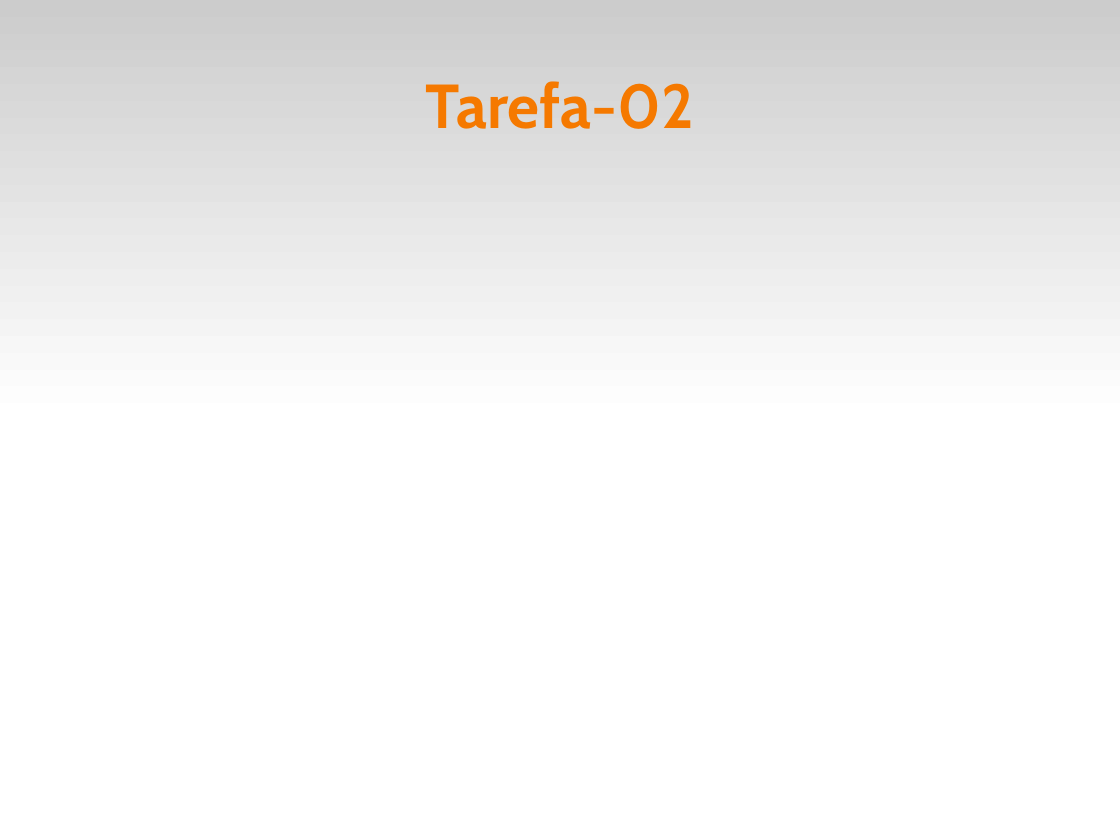
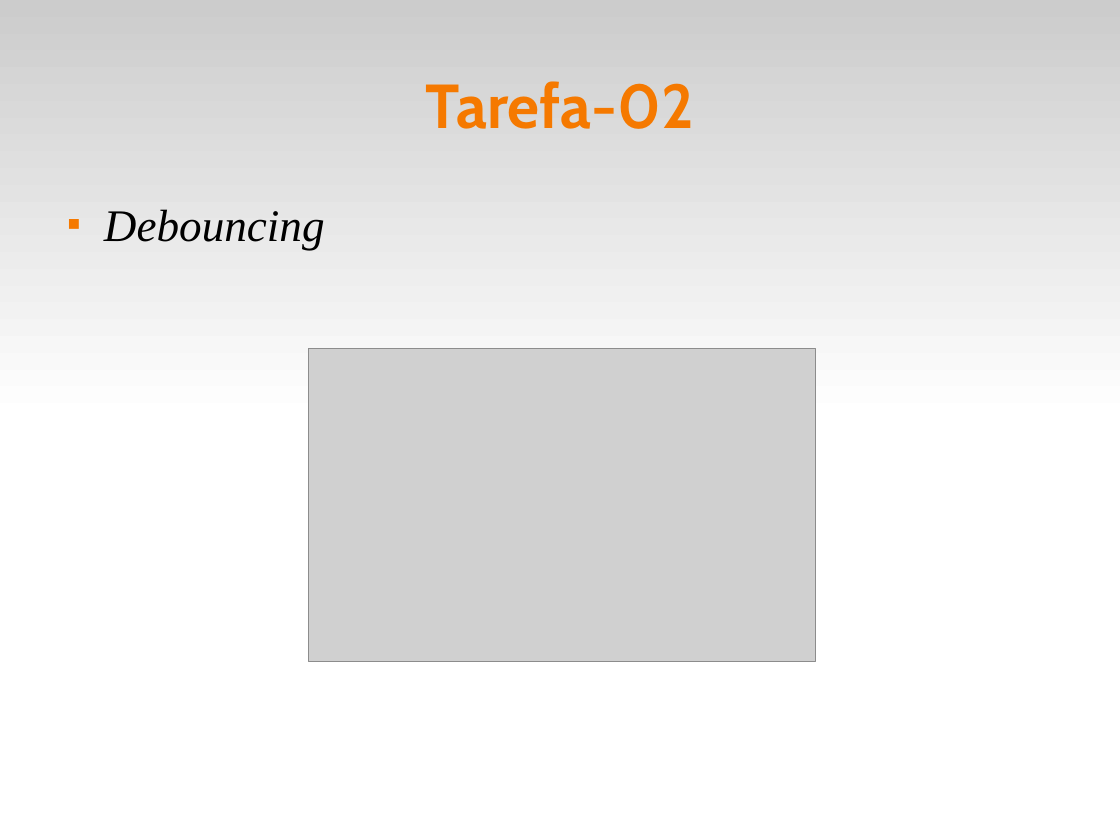
Before and after one commit to fsantanna-uerj/reativos, a slide deck: slide 15 of slides/02_arduino.odp. Drawn at 1120x840 pixels with LibreOffice and Linux fonts; fonts in the diff are those of the drawing; grey boxes stand for pictures. Boxes give left, top, right and bottom in pixels: in the first picture for what was removed or moved away, otherwise in the second. Text is boxed around its words. In the diff, an @@ line names an element or a change of style, - is before the commit and + after.

```diff
--- a/slides/02_arduino.odp
+++ b/slides/02_arduino.odp
@@ text added at box(104, 209, 325, 250), 32 pt, text #000000, italic @@
+■ Debouncing
@@ picture added at box(309, 349, 816, 662) @@
```
Also in this commit, not shown: 1 other slide changed, 5 other files.
